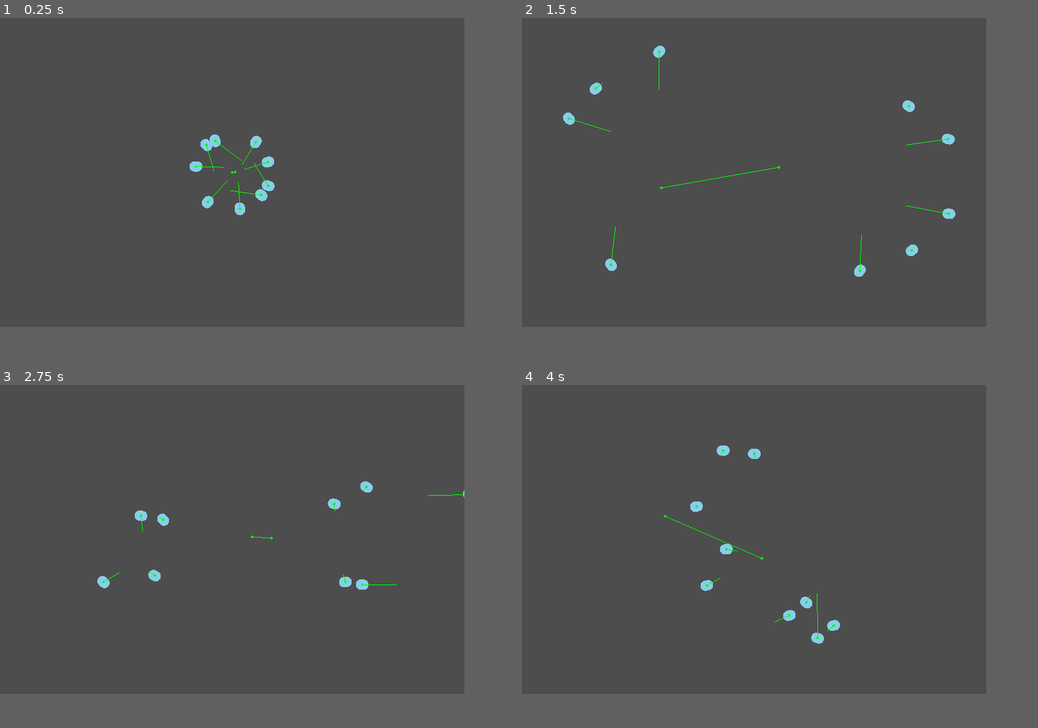
Above: before the commit, frames 1-4 (two rows, left to right).
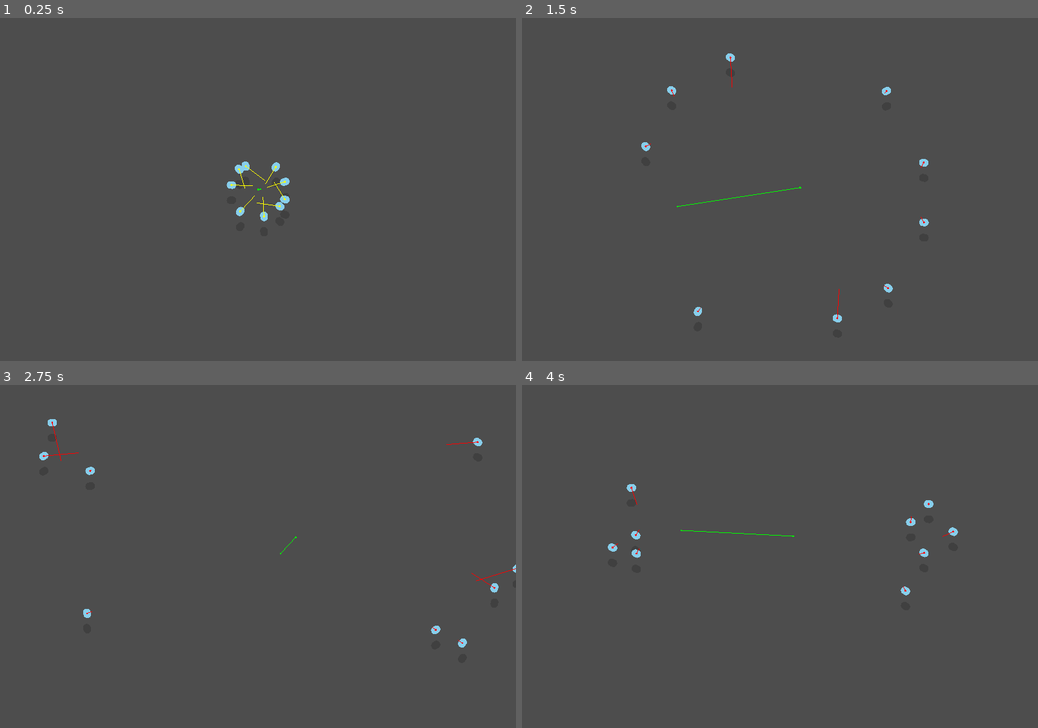
Above: after the commit, the same moments.

Repository: stevemjcu/Pond
Game: Godot game, scene res://scenes/main.tscn
Same seed, same stepped clock (60 frames per second), same inputs: the game is played once before the commit and once after it.
Inputs (mouse positions are in pixels of both pictures, inside the frame that each line leads up to):
- Up to frame 1 (0.25 s): no input
- Up to frame 2 (1.5 s): move the mouse to (857, 158) at 0.52 s; hold D (right) 0.53-1.25 s; click (857, 158) at 0.67 s; drag from (661, 189) to (774, 168) at 1.27 s
- Up to frame 3 (2.75 s): move the mouse to (278, 470) at 2.02 s; hold D (right) from 2.03 s (still down)
- Up to frame 4 (4 s): release D (right) at 2.75 s; drag from (728, 601) to (666, 515) at 2.77 s; move the mouse to (893, 587) at 3.52 s; hold A (left) from 3.53 s (still down)
In our replay, the window is 720x480 before the commit and 800x533 after it. These sizes can differ from the game's own. Grey fills any space a smaller window leaves; there, only what the larger window draws over its background counts as a difference.

The runs differ from the first frame. In frame 1, 0.9% of the frame differs, in the area x 36-57%, y 33-60%; in frame 2, 1.1%, in the area x 7-84%, y 8-89%; in frame 3, 0.9%; in frame 4, 1.0%.

Commit message:
Draw boid shadows

Diff:
--- a/project.godot
+++ b/project.godot
@@ -17,8 +17,8 @@
 
 [display]
 
-window/size/viewport_width=720
-window/size/viewport_height=480
+window/size/viewport_width=1080
+window/size/viewport_height=720
 window/stretch/mode="canvas_items"
 
 [editor]
--- a/scenes/boid.tscn
+++ b/scenes/boid.tscn
@@ -31,6 +31,13 @@
 [node name="CollisionShape2D" type="CollisionShape2D" parent="VisibleArea"]
 shape = SubResource("CircleShape2D_kdrm4")
 
-[node name="Sprite" parent="." instance=ExtResource("2_th8la")]
+[node name="BodySprite" parent="." instance=ExtResource("2_th8la")]
 
-[connection signal="draw" from="Sprite" to="." method="_on_sprite_draw"]
+[node name="ShadowSprite" parent="." instance=ExtResource("2_th8la")]
+z_index = -1
+
+[node name="DebugSprite" parent="." instance=ExtResource("2_th8la")]
+
+[connection signal="draw" from="BodySprite" to="." method="_on_body_draw"]
+[connection signal="draw" from="ShadowSprite" to="." method="_on_shadow_draw"]
+[connection signal="draw" from="DebugSprite" to="." method="_on_debug_draw"]
--- a/scripts/boid.gd
+++ b/scripts/boid.gd
@@ -33,17 +33,36 @@
 	rotation = velocity.normalized().angle()
 	_control_speed()
 	move_and_slide()
-	$Sprite.queue_redraw()
+	queue_redraw()
 
 
-func _on_sprite_draw() -> void:
+#region Drawing
+
+func _draw() -> void:
+	$BodySprite.queue_redraw()
+	$ShadowSprite.queue_redraw()
+	$DebugSprite.queue_redraw()
+
+
+func _on_body_draw() -> void:
 	var shape := $CollisionShape2D.shape as CapsuleShape2D
-	$Sprite.draw_capsule(shape.height, shape.radius, bevy.color)
-	# TODO: Use separate debug sprite to avoid unnecessary redraws?
+	$BodySprite.draw_capsule(Vector2.ZERO, shape.height, shape.radius, bevy.color)
+
+
+func _on_shadow_draw() -> void:
+	var shape := $CollisionShape2D.shape as CapsuleShape2D
+	var offset := to_local(position + Vector2.DOWN * 32)
+	$ShadowSprite.draw_capsule(offset, shape.height, shape.radius, Color(0.25, 0.25, 0.25, 1))
+
+
+func _on_debug_draw() -> void:
+	var color := Color.YELLOW if _approach_bevy().length() == 0 else Color.RED
+	$DebugSprite.draw_point(Vector2.ZERO, color)
 	var direction := to_local(position + _impulse.normalized())
 	var weight := _impulse.length() / max_speed
-	$Sprite.draw_vector(direction, weight, Color.GREEN)
-	$Sprite.draw_point(Vector2.ZERO, Color.GREEN)
+	$DebugSprite.draw_vector(Vector2.ZERO, direction, weight, color)
+
+#endregion
 
 
 func _detect_neighbors() -> void:
--- a/scripts/sprite.gd
+++ b/scripts/sprite.gd
@@ -1,8 +1,8 @@
 extends Node2D
 
 
-var _point_radius := 2
-var _vector_length := 24
+var _POINT_RADIUS := 2
+var _VECTOR_LENGTH := 24
 
 
 func draw_circline(from: Vector2, to: Vector2, radius: int, color: Color) -> void:
@@ -11,18 +11,18 @@
 	draw_line(from, to, color, radius * 2)
 
 
-func draw_capsule(height: int, radius: int, color: Color) -> void:
+func draw_capsule(at: Vector2, height: int, radius: int, color: Color) -> void:
 	var span := Vector2.RIGHT * (height - radius * 2)
-	draw_circline(span / -2, span / 2, radius, color)
+	draw_circline(at + span / -2, at + span / 2, radius, color)
 
 
 func draw_point(at: Vector2, color: Color) -> void:
-	draw_circle(at, _point_radius, color)
+	draw_circle(at, _POINT_RADIUS, color)
 
 
-func draw_vector(direction: Vector2, weight: float, color: Color) -> void:
+func draw_vector(at: Vector2, direction: Vector2, weight: float, color: Color) -> void:
 	var min := Vector2.ZERO
-	var max := direction * _vector_length
+	var max := direction * _VECTOR_LENGTH
 	draw_line(Vector2.ZERO, min.lerp(max, weight), color)
 
 
